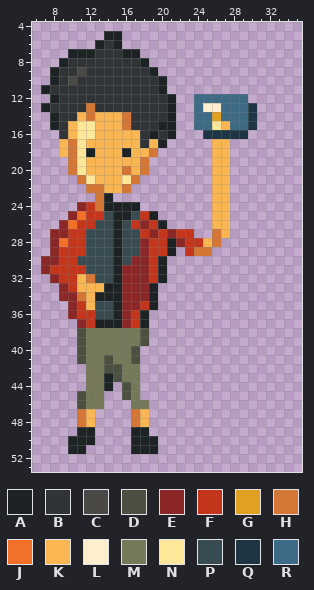
Pixel-art file -- arte/pruebas/pxl-estilo-v02/out/sprites/nora_4.aseprite. The picture above was drawn from the file before the commit.
36x56 pixels, 1 frame. Shown: x 6..35, y 4..53.
Visible layers, top first: "cabeza", "agarre", "tarjeta", "brazo_pago", "brazo_libre", "cuerpo".
Palette (. is transparent): A #1d2324  B #303436  C #4a4945  D #4c5041  E #8b2727  F #c3361b  G #e1a022  H #d47736  J #f37029  K #fbb654  L #ffeece  M #75795a  N #ffe799  P #384b51  Q #1e3644  R #3d6a84
Pixels before, first column x 7:
 5 .......AA...............
 6 ......ABA...............
 7 ...AAABBBAA.............
 8 ..ABBBBBBBBA............
 9 .ABBCBBBBBBBA...........
10 .ABCBBBBBBBBBA..........
11 ABBBBBBBBBBBBA..........
12 .ABBBBBBBBBBBBA..RRRRRR.
13 ABBBBHBBBBBBBBA..RLLRRRQ
14 .ABBKHKKKHBBBBA..RRGRRRQ
15 .ABKNNKKKHBBBAA..RRNKRRQ
16 ..BKNNKKKKKBABA...QQQQQ.
17 ..KHNKKKKKKBKA.....KK...
18 ..KHNAKKKAKKH......KK...
19 ...HNKKKKKKH.......KK...
20 ...HNKKKKHKH.......KK...
21 ....HNKKKNH........KK...
22 .....HHKKH.........KK...
23 ......HA...........KK...
24 ....EFHAAAA........KK...
25 ...EJFFPAAPFA......KK...
26 ..EJFFPPAPFEFA.....KK...
27 .EEFFPPPAPPFEFEFF..HK...
28 .EJFFPPPAPPEFFAEFFKH....
29 .EFFFPPPAPPEFFA.FHH.....
30 EEFFPPPPAPEEFA..........
31 EFFFFPPPAEEEFA..........
32 .EFFKHPPAEEEFA..........
33 ..EFKKKAAEEEA...........
34 ..EEHKAAAEEEA...........
35 ...EFKPPAEEFA...........
36 ...EFFPPAEFA............
37 ....EFAAAEFA............
38 ....DMMMMMMD............
39 ....DMMMMMMD............
40 ....DMMMMMD.............
41 ....DMMDMMD.............
42 .....MMDDMM.............
43 .....MMADMM.............
44 .....MMA.DM.............
45 ....DMM..DM.............
46 ....DMM...MM............
47 ....HK....HK............
48 ....HK....HK............
49 ....AA....AA............
50 ...AAA....AAA...........
51 ...AA.....AAA...........
The same view after the edit:
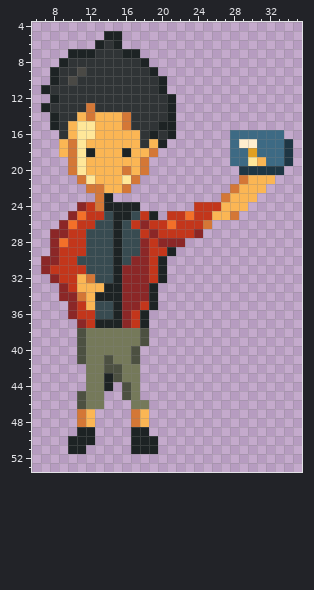
The commit says: Rehace el brazo de pago con ocho poses y codo móvil
Diff:
Layers "agarre", "tarjeta", "brazo_pago":
y 12: x 24..29 RRRRRR -> ......
y 13: x 24..30 RLLRRRQ -> .......
y 14: x 24..30 RRGRRRQ -> .......
y 15: x 24..30 RRNKRRQ -> .......
y 16: x 25..33 QQQQQ.... -> ...RRRRRR
y 17: x 26..34 KK....... -> ..RLLRRRQ
y 18: x 26..34 KK....... -> ..RRGRRRQ
y 19: x 26..34 KK....... -> ..RRNKRRQ
y 20: x 26..27 KK -> ..; x 29..33 ..... -> QQQQQ
y 21: x 26..27 KK -> ..; x 29..32 .... -> HKKK
y 22: x 26..31 KK.... -> ..HKKK
y 23: x 26..30 KK... -> .HKKK
y 24: x 24..26 ..K -> FFF; x 28..29 .. -> KK
y 25: x 21..25 ..... -> FFJFF; x 28 . -> H
y 26: x 20..27 A.....KK -> FJFFFH..
y 27: x 21 E -> F; x 24 . -> E; x 26..27 HK -> ..
y 28: x 20..21 FA -> EE; x 23..26 FFKH -> ....
y 29: x 23..25 FHH -> ...
Where, in picture pixels (left, top, right, bottom), the same in both pictures:
changed: (158, 94, 293, 256)
